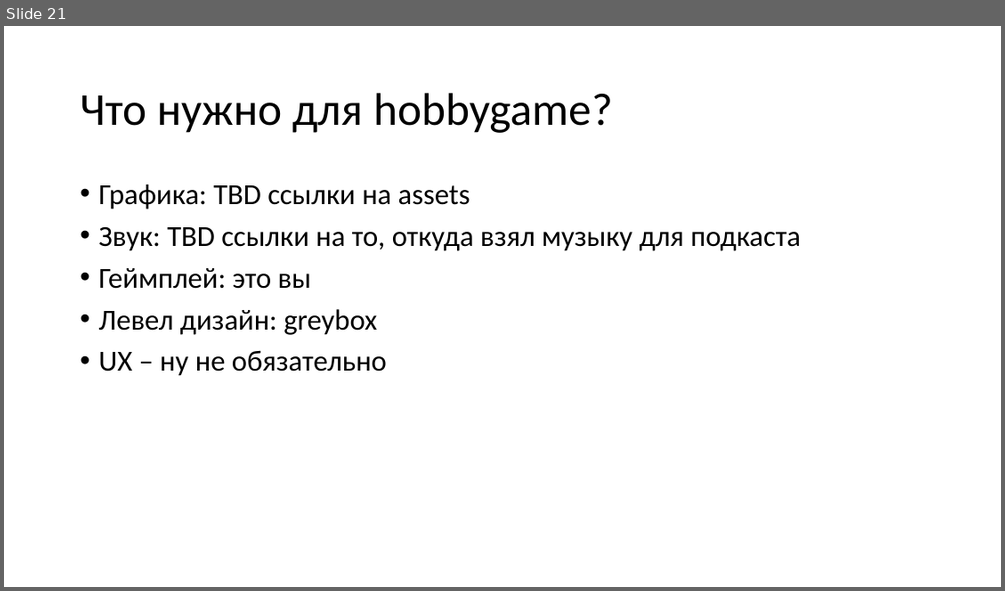
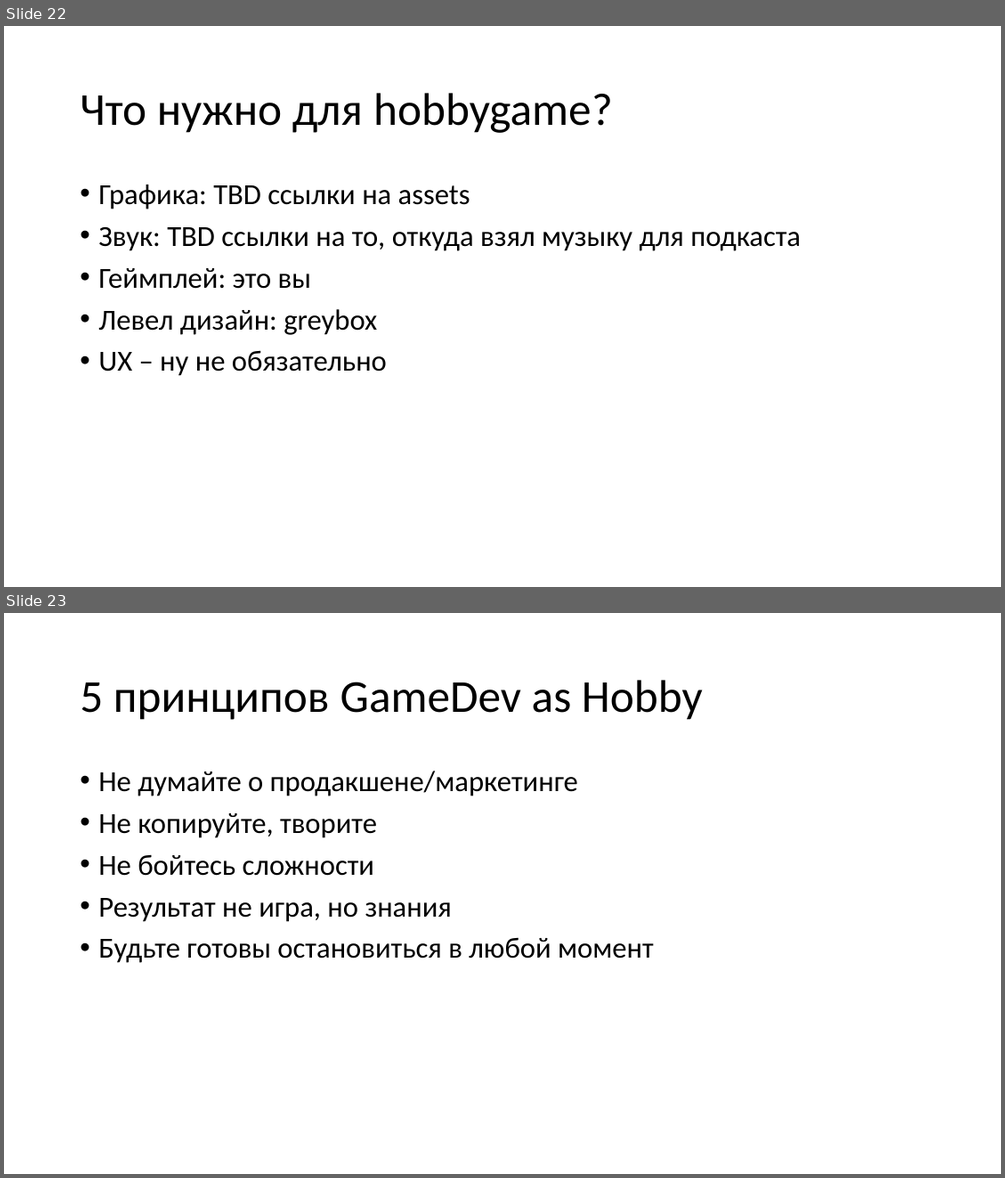
Before and after one commit to kugushev/presentations, a slide deck: 2020_GameDev-As-Hobby/Presentation.pptx. Shown one above the other, each under a label of ours: slide 21 before the commit, slides 22 and 23 after it. The pictures are 1005x591 and 1005x1178 pixels, drawn with LibreOffice and Linux fonts; fonts in the diff are those of the drawing. Boxes give left, top, right and bottom in pixels: in the first picture for what was removed or moved away, otherwise in the second. Text is boxed around its words. In the diff, an @@ line names an element or a change of style, - is before the commit and + after.

```diff
--- a/2020_GameDev-As-Hobby/Presentation.pptx
+++ b/2020_GameDev-As-Hobby/Presentation.pptx
@@ slide 23 added at [4, 613, 1001, 1174], background #FFFFFF @@
@@ title added at [80, 680, 703, 720], 44 pt, text #000000 @@
+5 принципов GameDev as Hobby
@@ text added at [98, 771, 654, 963], 28 pt, text #000000 @@
+• Не думайте о продакшене/маркетинге
+• Не копируйте, творите
+• Не бойтесь сложности
+• Результат не игра, но знания
+• Будьте готовы остановиться в любой момент
@@ what was slide 21 is now slide 22 @@
```
Also in this commit, not shown: 11 other slides added.
